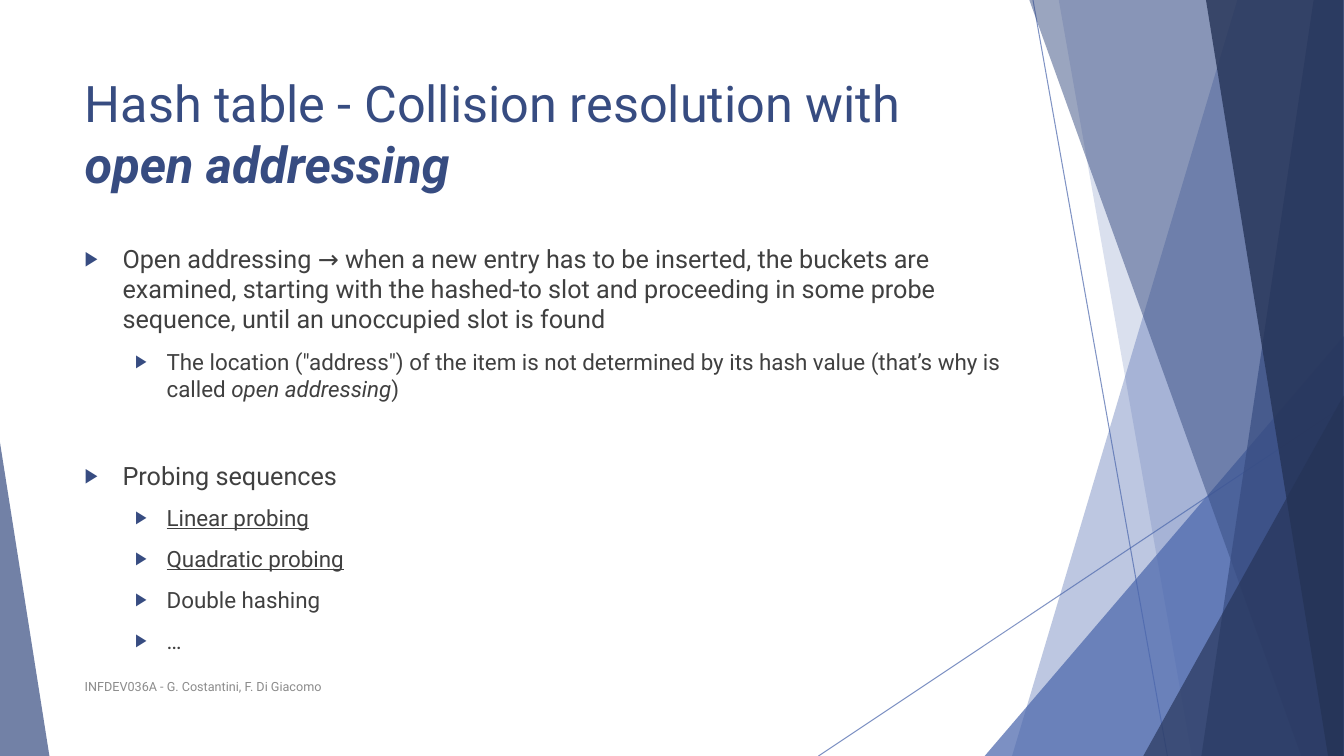
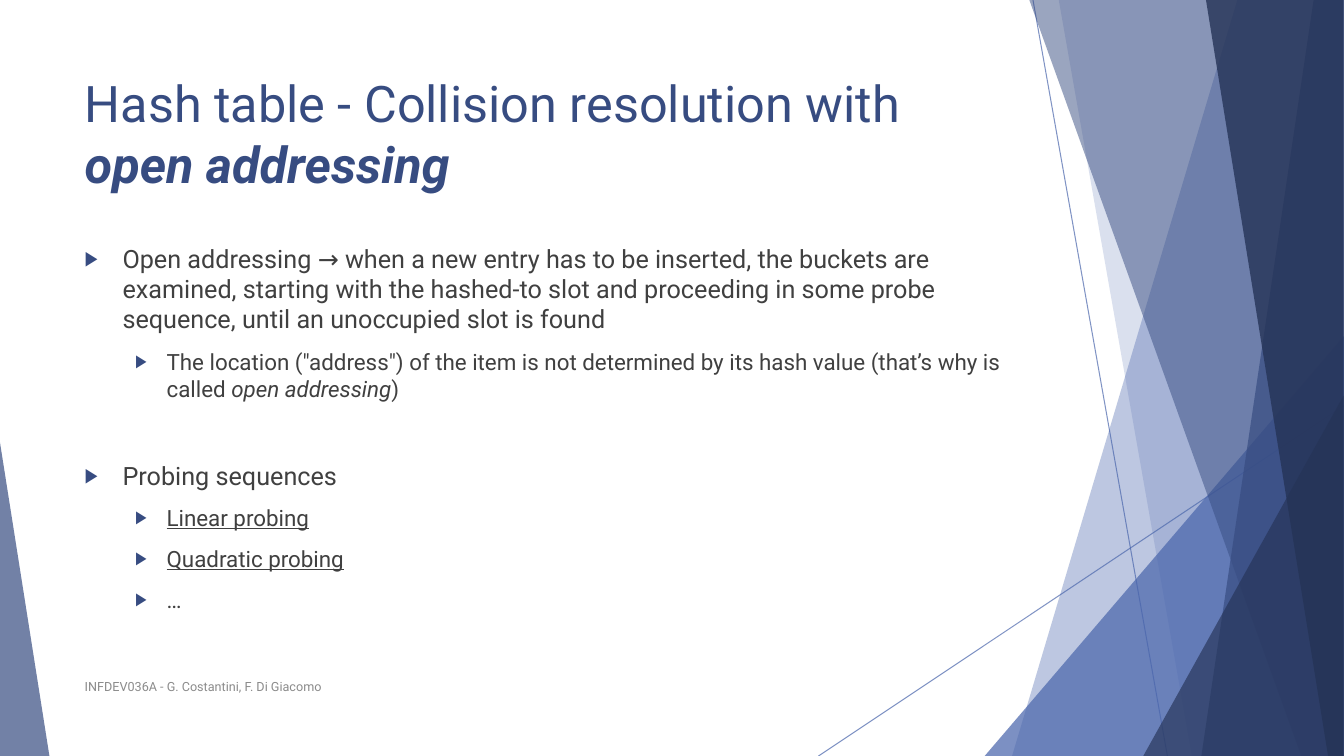
Before and after one commit to FurkanAndac/Development-6A, a slide deck: slide 13 of Lesson slides/Unit 3b - Hash tables.pptx. Drawn at 1344x756 pixels with LibreOffice and Linux fonts; fonts in the diff are those of the drawing. Boxes give left, top, right and bottom in pixels: in the first picture for what was removed or moved away, otherwise in the second. Text is boxed around its words. In the diff, an @@ line names an element or a change of style, - is before the commit and + after.

```diff
--- a/Lesson slides/Unit 3b - Hash tables.pptx
+++ b/Lesson slides/Unit 3b - Hash tables.pptx
@@ text at [167,591,321,613]: paragraph removed @@
-  ▶ Double hashing
```
Also in this commit, not shown: 2 other slides changed, 1 other file.
